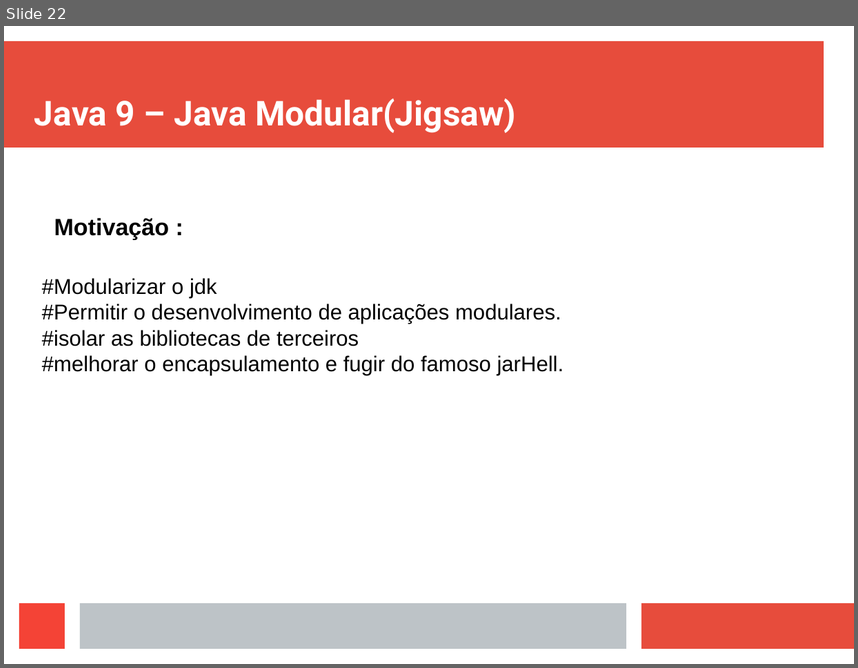
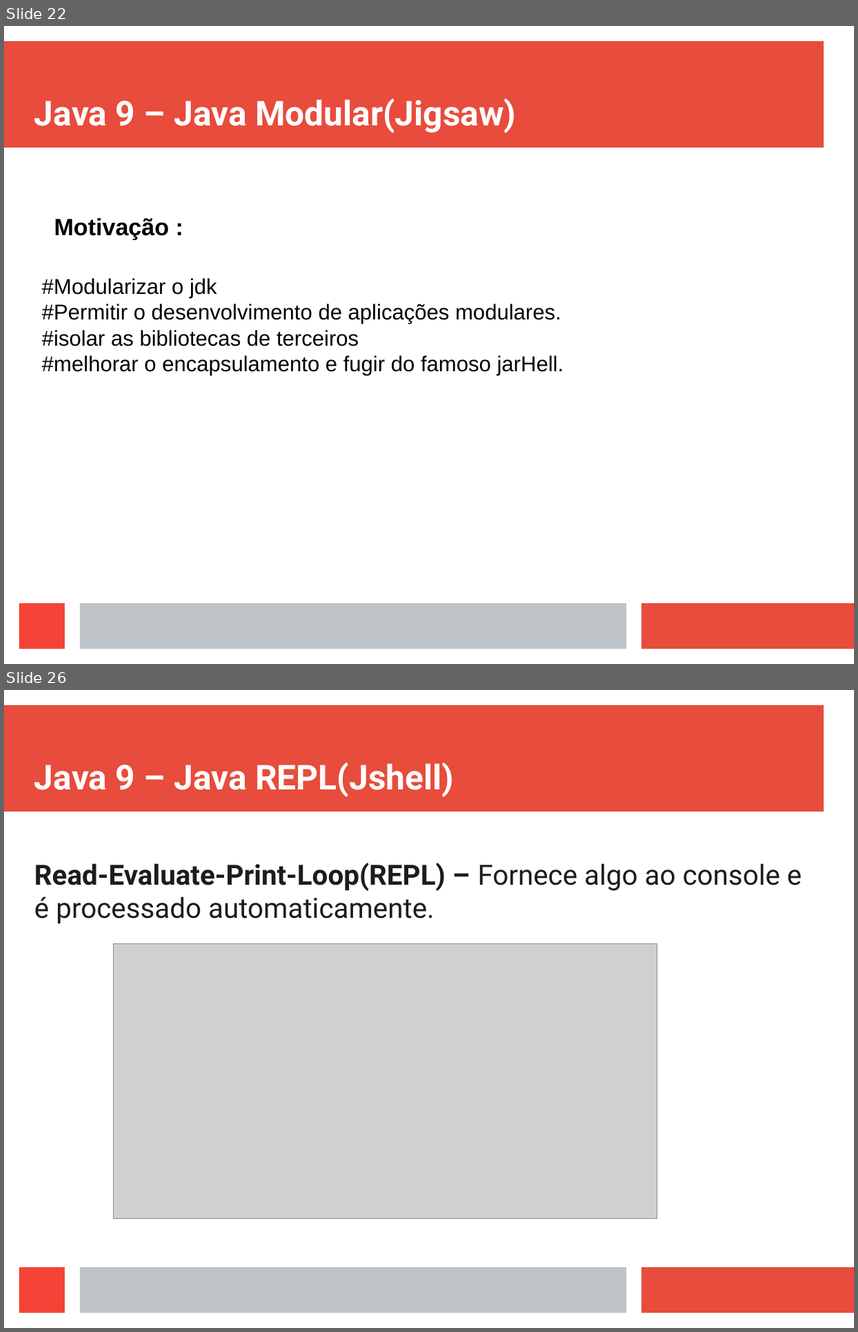
Before and after one commit to viniciusFortti/test, a slide deck: Apresentação/ApresentaçãoTerceiraSemana.odp. Shown one above the other, each under a label of ours: slide 22 before the commit, slides 22 and 26 after it; the slides between them are not shown. The pictures are 858x668 and 858x1332 pixels, drawn with LibreOffice and Linux fonts; fonts in the diff are those of the drawing; grey boxes stand for pictures. Boxes give left, top, right and bottom in pixels: in the first picture for what was removed or moved away, otherwise in the second. Text is boxed around its words. In the diff, an @@ line names an element or a change of style, - is before the commit and + after.

```diff
--- a/Apresentação/ApresentaçãoTerceiraSemana.odp
+++ b/Apresentação/ApresentaçãoTerceiraSemana.odp
@@ slide 26 added at box(4, 690, 854, 1328), background #FFFFFF; not listed: 4 template elements that a slide beside it also shows @@
@@ title added at box(34, 762, 454, 797), 32 pt, text #FFFFFF, bold @@
+Java 9 – Java REPL(Jshell)
@@ text added at box(34, 862, 802, 924), 26 pt, text #1C1C1C @@
+Read-Evaluate-Print-Loop(REPL) – Fornece algo ao console e é processado automaticamente.
@@ picture added at box(114, 944, 657, 1219) @@
```
Also in this commit, not shown: 11 other slides added, 3 other files.
